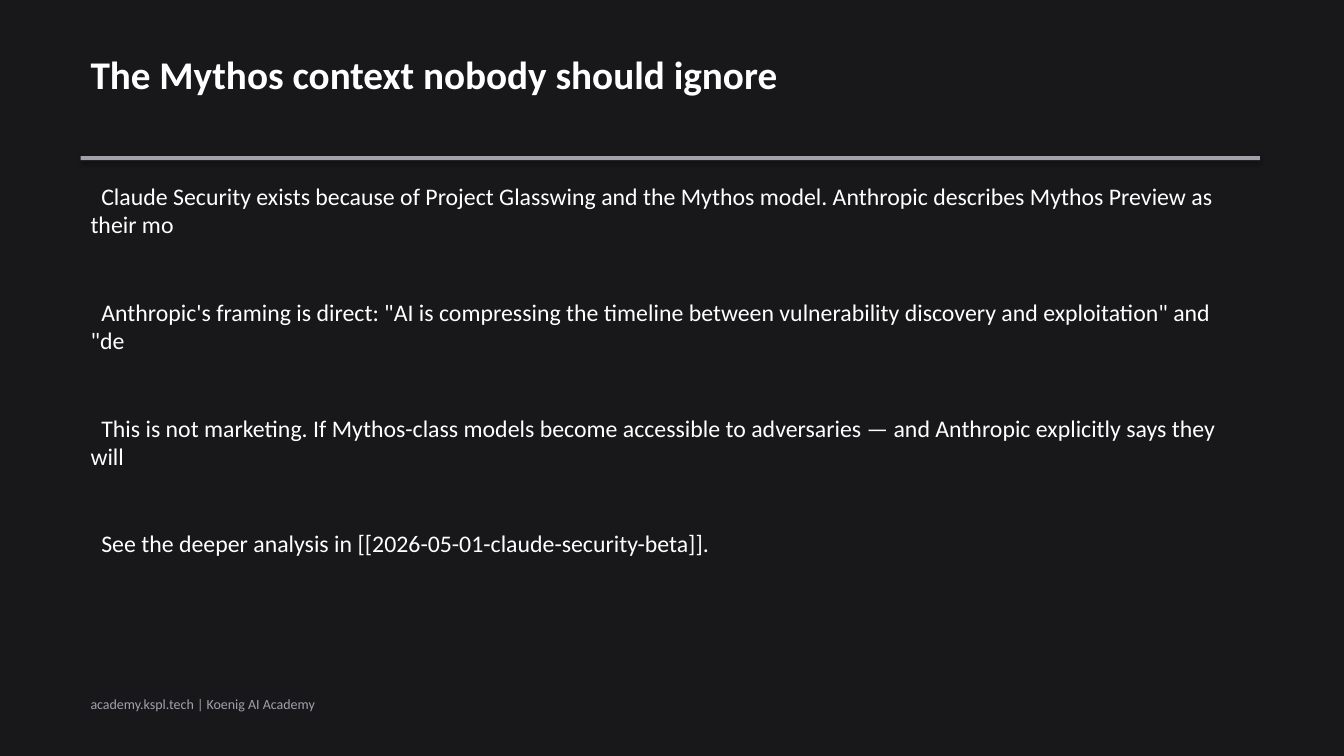
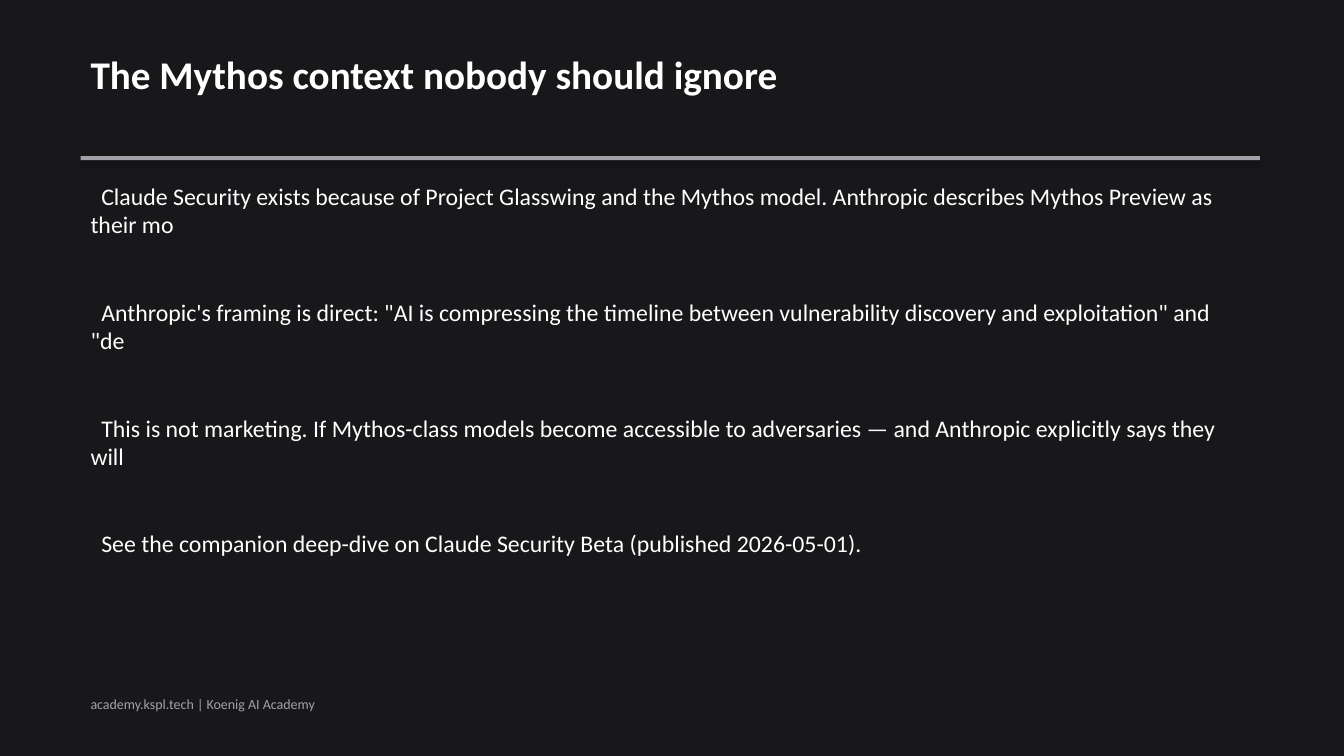
Before and after one commit to Koenig-Solutions-Private-Limited/koenig-ai-org, a slide deck: slide 4 of vault/blogs/claude-security-beta-devsecops/slides.pptx. Drawn at 1344x756 pixels with LibreOffice and Linux fonts; fonts in the diff are those of the drawing. Boxes give left, top, right and bottom in pixels: in the first picture for what was removed or moved away, otherwise in the second. Text is boxed around its words. In the diff, an @@ line names an element or a change of style, - is before the commit and + after.

```diff
--- a/vault/blogs/claude-security-beta-devsecops/slides.pptx
+++ b/vault/blogs/claude-security-beta-devsecops/slides.pptx
@@ text at (101, 534, 861, 556): text changed @@
-See the deeper analysis in [[2026-05-01-claude-security-beta]].
+See the companion deep-dive on Claude Security Beta (published 2026-05-01).
```
